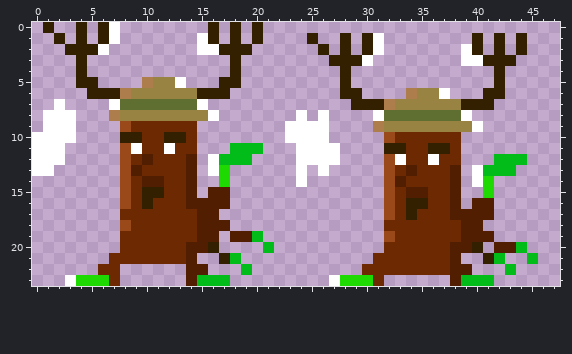
One commit to this pixel-art sprite: VideoGame/VideoGame/Content/Sprites/Monsters/Party/Joiantler.png. This is how it looked before the edit.
The file is 48x24 pixels.
The same view after the edit:
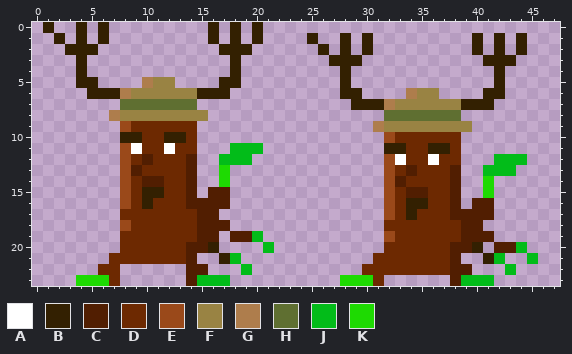
Palette (. is transparent): A #ffffff  B #332001  C #511e01  D #6d2901  E #9a491a  F #998343  G #ae7d4c  H #5f6f31  J #02bc19  K #1eda02
The edit:
The author cleared colour A in row 0 at x 7; in row 1 at x 7, 15 and 31; in row 2 at x 6, 15 to 16, 31 and 39; in row 3 at x 30 and 39 to 40; in row 5 at x 13; in row 6 at x 37.
The author cleared colour A in row 7 at x 2, 7 and 15; in row 8 at x 1 to 3, 16, 24, 26, 31 and 39; in row 9 at x 1 to 3, 23 to 26 and 40; in row 10 at x 0 to 3 and 23 to 26; in row 11 at x 0 to 2 and 24 to 27; in row 12 at x 0 to 2, 16 and 24 to 27.
The author cleared colour A in row 13 at x 0 to 1, 16, 24, 26 and 40; in row 14 at x 24 and 40; in row 23 at x 3 and 27.
